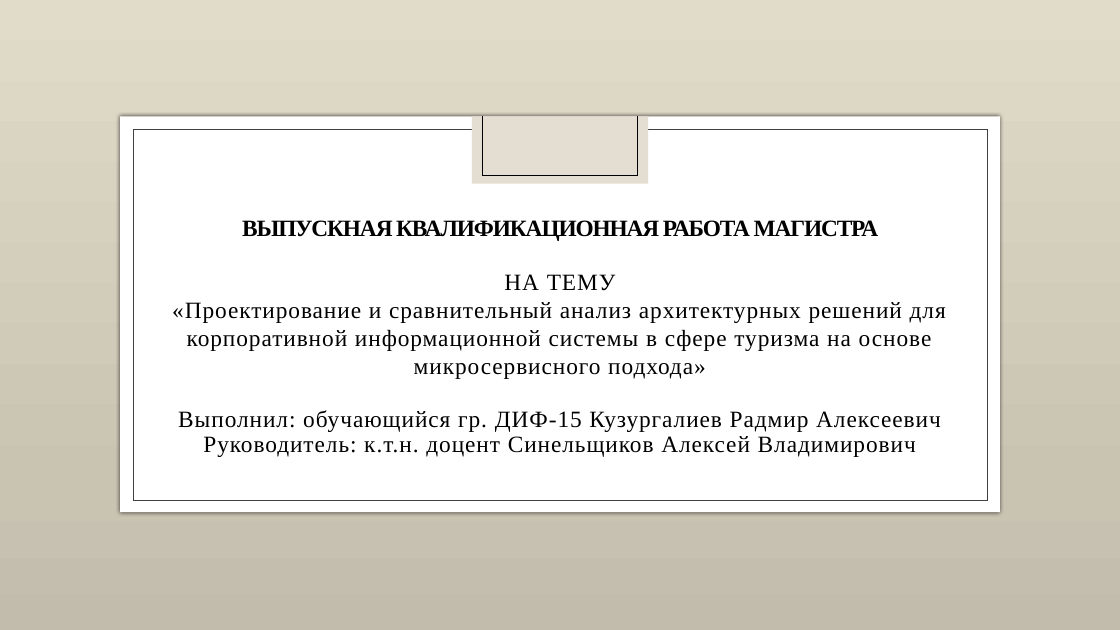
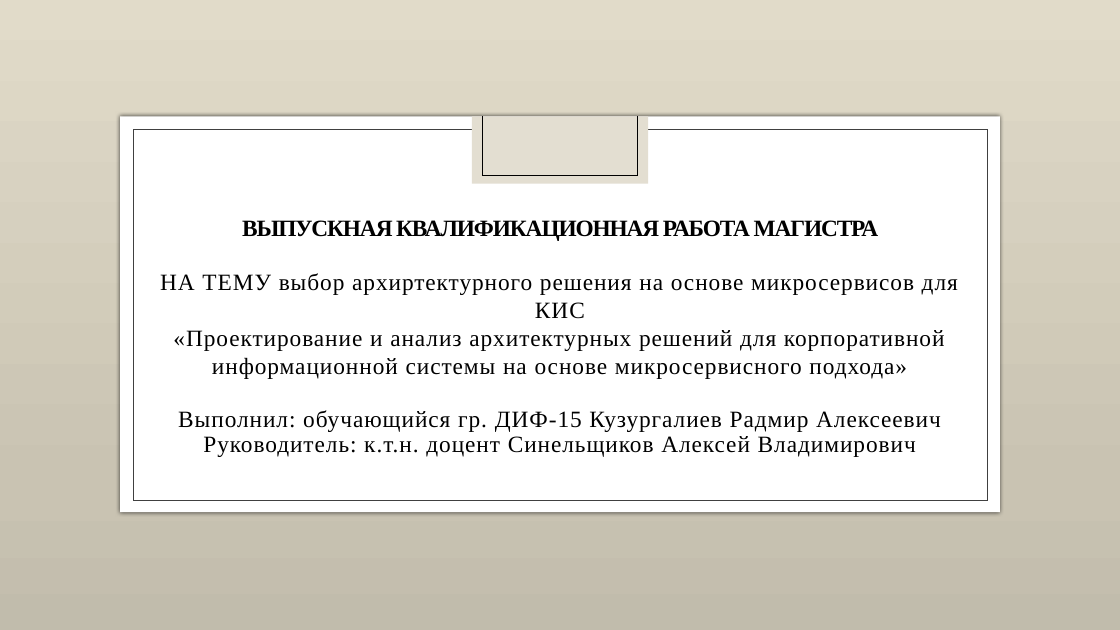
Before and after one commit to RAdKuzur/ASU, a slide deck: slide 1 of Магистерская/Предзащита.pptx. Drawn at 1120x630 pixels with LibreOffice and Linux fonts; fonts in the diff are those of the drawing; background and template pictures are left out. Boxes give left, top, right and bottom in pixels: in the first picture for what was removed or moved away, otherwise in the second. Text is boxed around its words. In the diff, an @@ line names an element or a change of style, - is before the commit and + after.

```diff
--- a/Магистерская/Предзащита.pptx
+++ b/Магистерская/Предзащита.pptx
@@ text at box(160, 273, 958, 379): text changed @@
-НА ТЕМУ
-«Проектирование и сравнительный анализ архитектурных решений для корпоративной информационной системы в сфере туризма на основе микросервисного подхода»
+НА ТЕМУ выбор архиртектурного решения на основе микросервисов для КИС
+«Проектирование и анализ архитектурных решений для корпоративной информационной системы на основе микросервисного подхода»
```
Also in this commit, not shown: 3 other slides changed, 3 other files.
